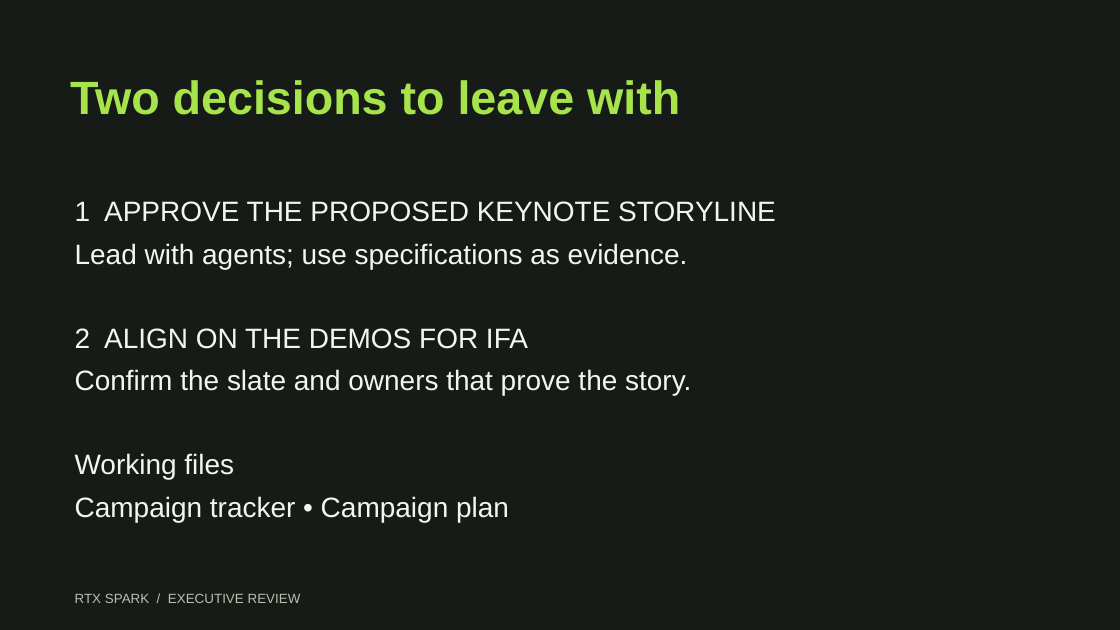
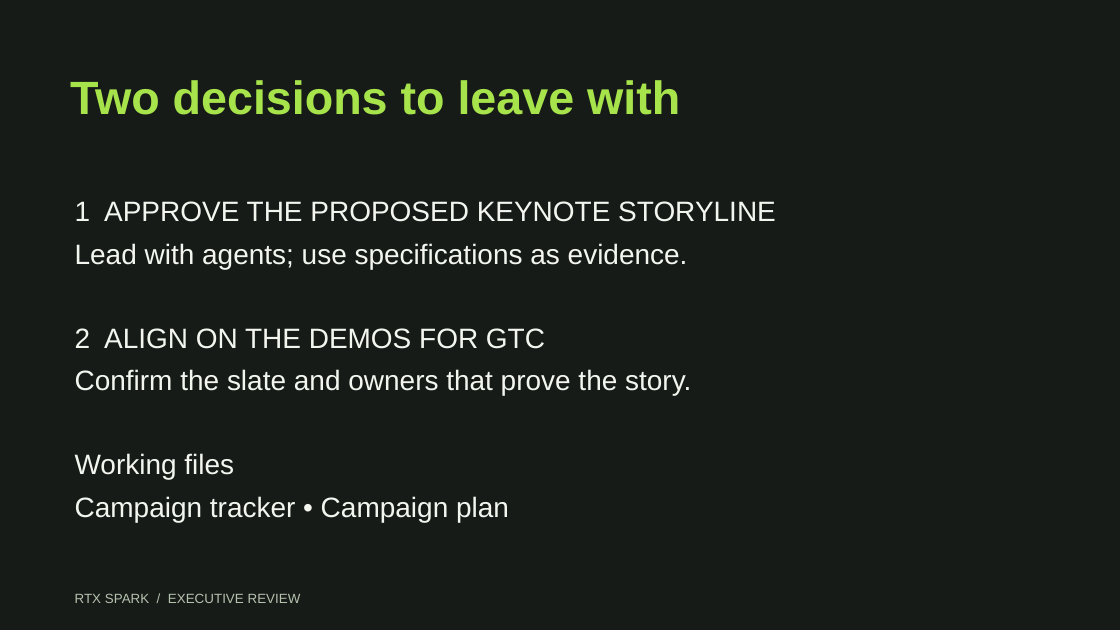
Before and after one commit to CalebJKim/chief-of-staff-agent, a slide deck: slide 10 of demo/templates/rtx-spark-exec-review.pptx. Drawn at 1120x630 pixels with LibreOffice and Linux fonts; fonts in the diff are those of the drawing. Boxes give left, top, right and bottom in pixels: in the first picture for what was removed or moved away, otherwise in the second. Text is boxed around its words. In the diff, an @@ line names an element or a change of style, - is before the commit and + after.

```diff
--- a/demo/templates/rtx-spark-exec-review.pptx
+++ b/demo/templates/rtx-spark-exec-review.pptx
@@ text at (x1=75, y1=328, x2=545, y2=349): text changed @@
-2 ALIGN ON THE DEMOS FOR IFA
+2 ALIGN ON THE DEMOS FOR GTC
```
Also in this commit, not shown: 3 other slides changed, 24 other files.
